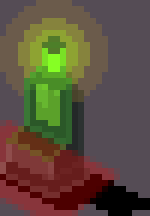
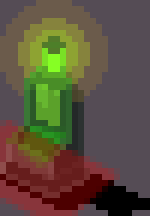
Comparing the layer stacks of the two 150x216 images. Changes:
added layer "Hotspot" (30%) above "CardReaderLightGreen.png" over [left=18, top=126, right=66, bottom=168]
